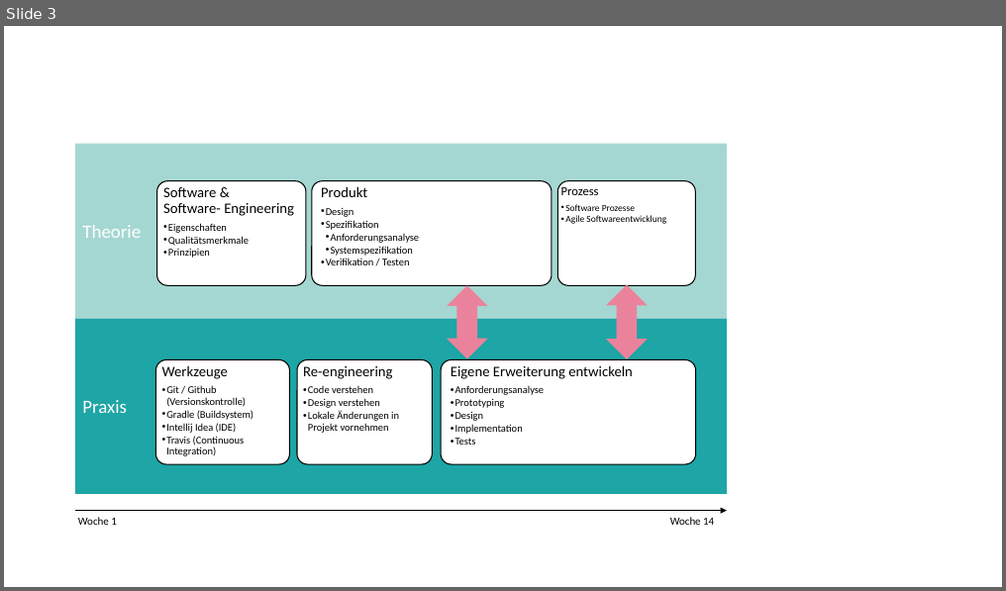
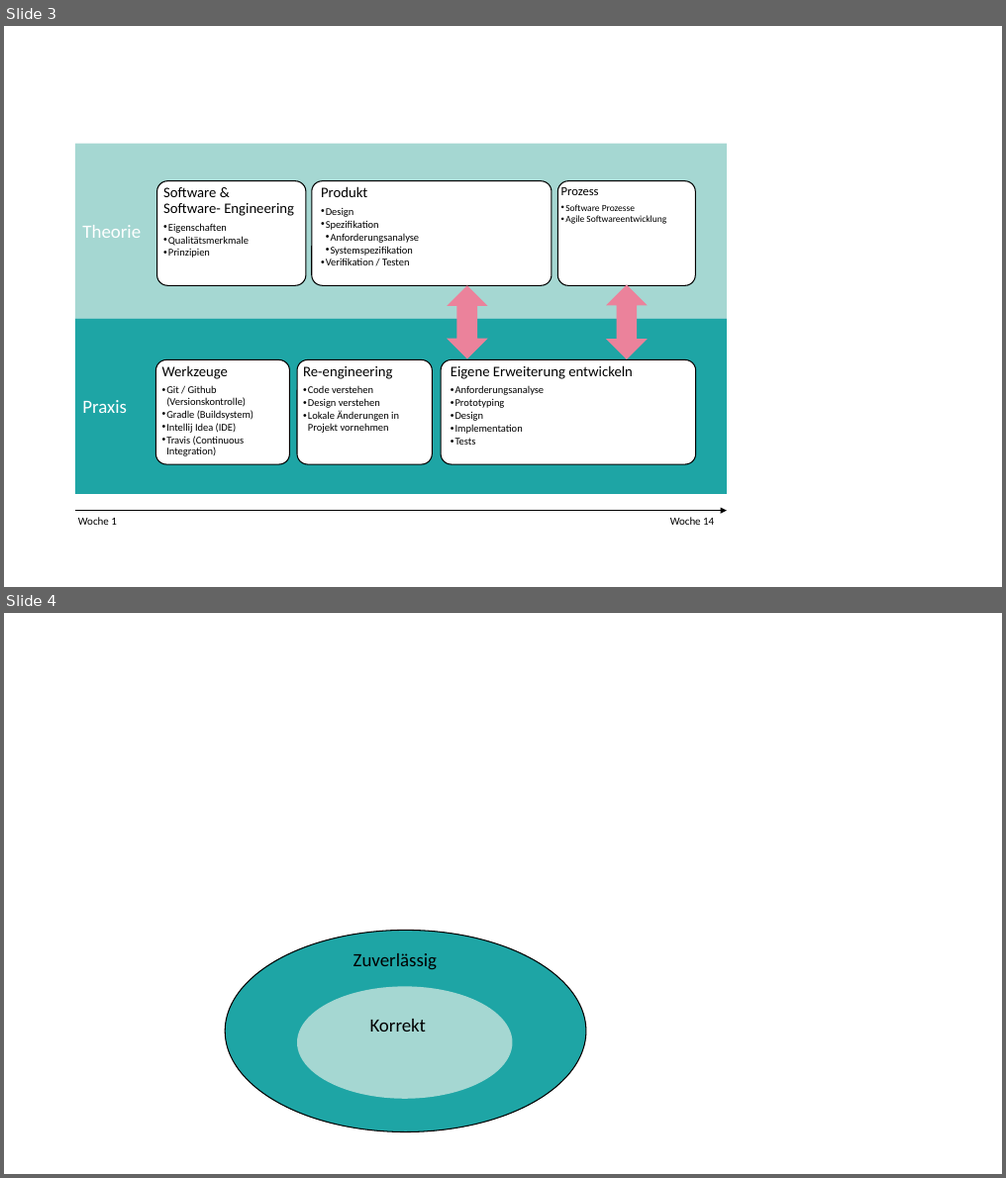
Before and after one commit to unibas-marcelluethi/software-engineering, a slide deck: docs/slides/drawings/graphics.pptx. Shown one above the other, each under a label of ours: slide 3 before the commit, slides 3 and 4 after it. The pictures are 1006x591 and 1006x1178 pixels, drawn with LibreOffice and Linux fonts; fonts in the diff are those of the drawing. Boxes give left, top, right and bottom in pixels: in the first picture for what was removed or moved away, otherwise in the second. Text is boxed around its words. In the diff, an @@ line names an element or a change of style, - is before the commit and + after.

```diff
--- a/docs/slides/drawings/graphics.pptx
+++ b/docs/slides/drawings/graphics.pptx
@@ slide 4 added at box(4, 613, 1002, 1174), background #FFFFFF @@
@@ ellipse added at box(225, 931, 586, 1133), fill #1EA5A5, outline #000000 1 pt @@
@@ text added at box(353, 954, 437, 969), 18 pt, text #000000 @@
+Zuverlässig
@@ ellipse added at box(297, 986, 513, 1099), fill #A5D7D2 @@
@@ text added at box(370, 1019, 427, 1032), 18 pt, text #000000 @@
+Korrekt
```
Also in this commit, not shown: 28 other files.
